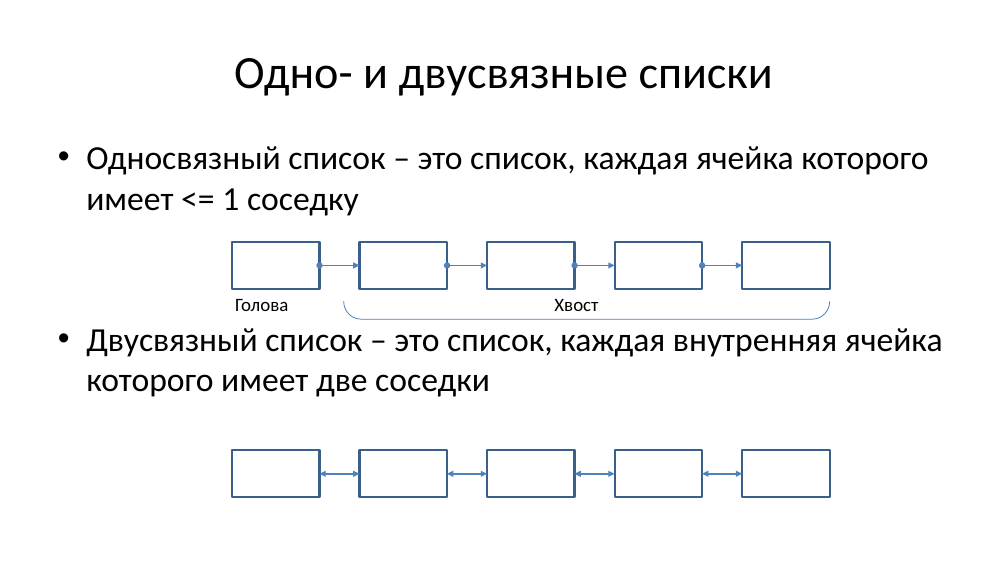
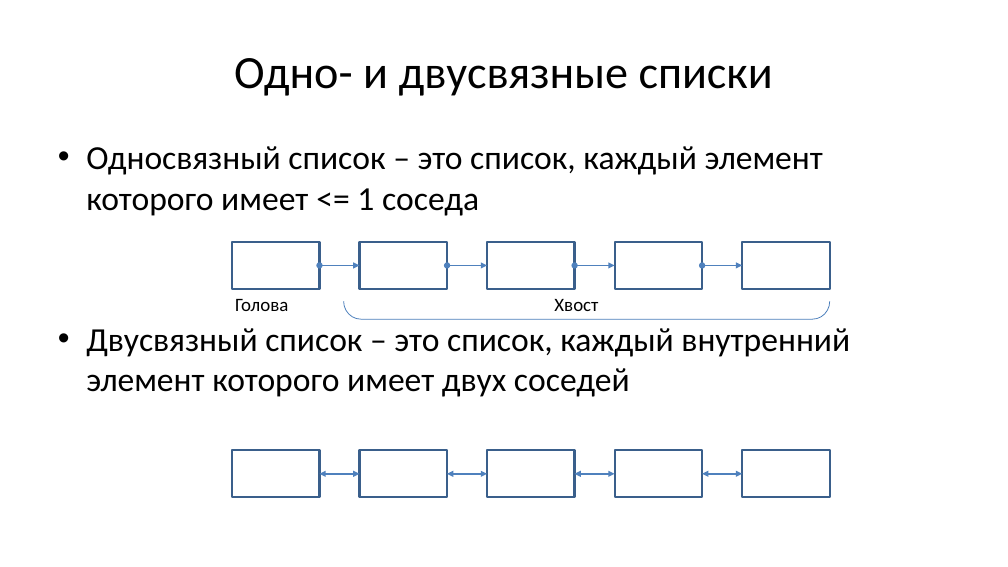
Before and after one commit to Evgueni-Petrov-aka-espetrov/Algorithms-and-Programming-in-C-pptx, a slide deck: slide 12 of 08 Списки.pptx (slide 7 before the commit). Drawn at 1008x567 pixels with LibreOffice and Linux fonts; fonts in the diff are those of the drawing. Boxes give left, top, right and bottom in pixels: in the first picture for what was removed or moved away, otherwise in the second. Text is boxed around its words. In the diff, an @@ line names an element or a change of style, - is before the commit and + after.

```diff
--- a/08 Списки.pptx
+++ b/08 Списки.pptx
@@ text at (86, 146, 850, 397): text changed @@
-• Односвязный список – это список, каждая ячейка которого имеет <= 1 соседку
-• Двусвязный список – это список, каждая внутренняя ячейка которого имеет две соседки
+• Односвязный список – это список, каждый элемент которого имеет <= 1 соседа
+• Двусвязный список – это список, каждый внутренний элемент которого имеет двух соседей
```
Also in this commit, not shown: 10 other slides changed, 5 slides added.
